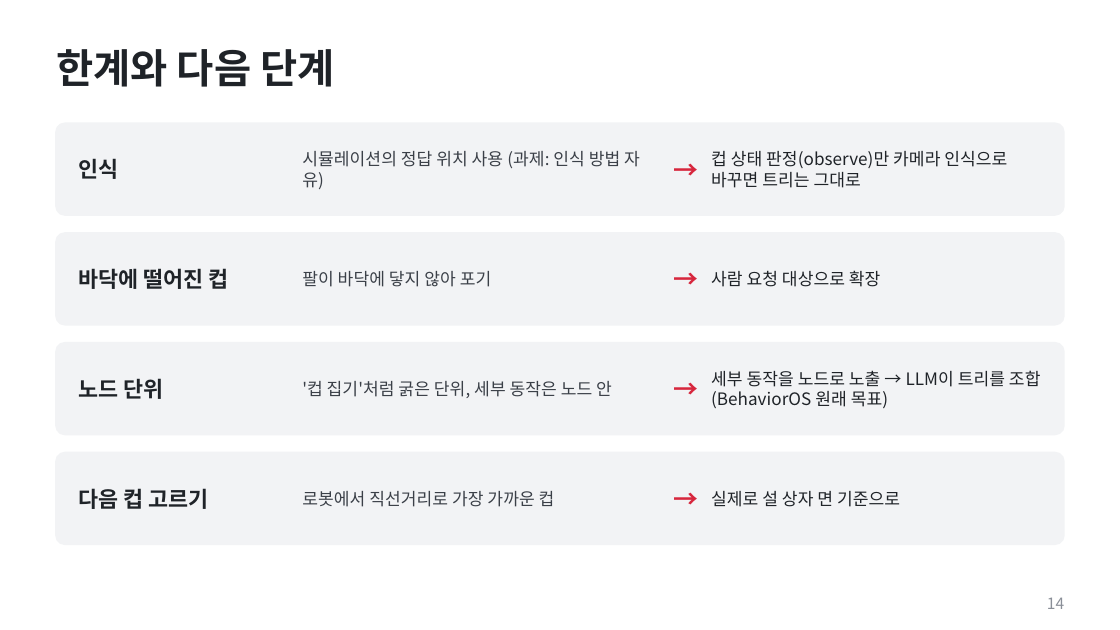
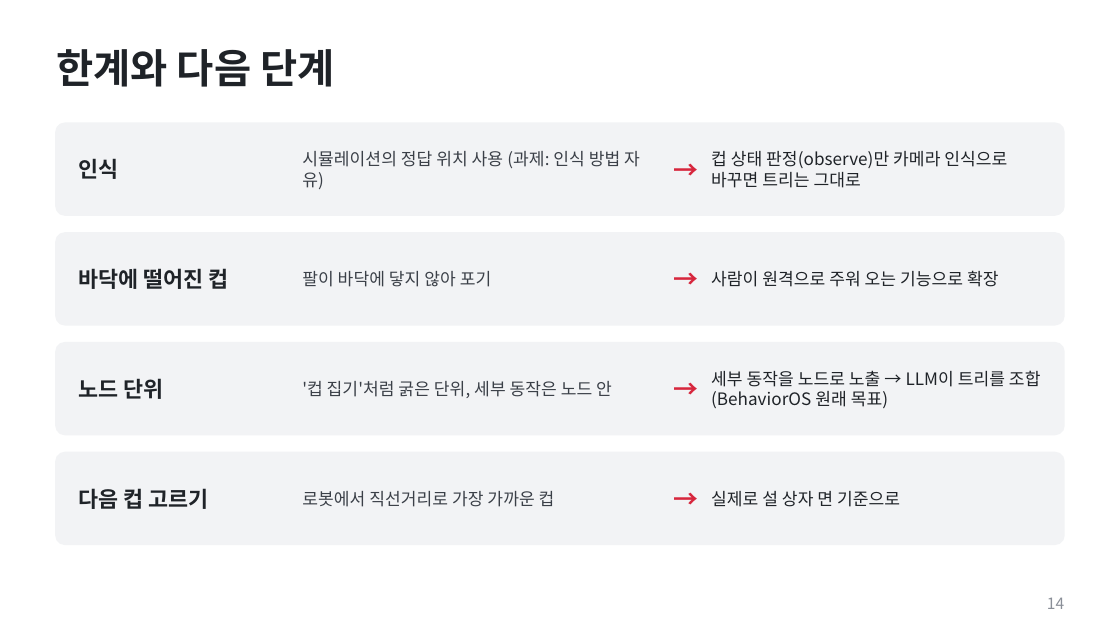
Before and after one commit to hayoung0Lee/cupramen, a slide deck: slide 14 of presentation/cupramen_deck.pptx. Drawn at 1120x630 pixels with LibreOffice and Linux fonts; fonts in the diff are those of the drawing. Boxes give left, top, right and bottom in pixels: in the first picture for what was removed or moved away, otherwise in the second. Text is boxed around its words. In the diff, an @@ line names an element or a change of style, - is before the commit and + after.

```diff
--- a/presentation/cupramen_deck.pptx
+++ b/presentation/cupramen_deck.pptx
@@ text at box(711, 270, 999, 287): text changed @@
-사람 요청 대상으로 확장
+사람이 원격으로 주워 오는 기능으로 확장
```
Also in this commit, not shown: 2 other slides changed, 1 other file.
